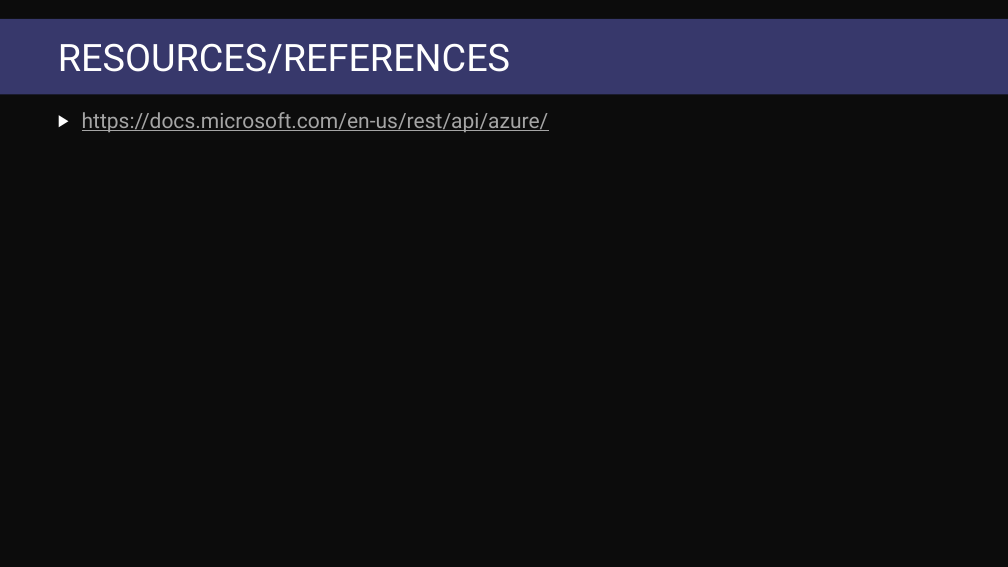
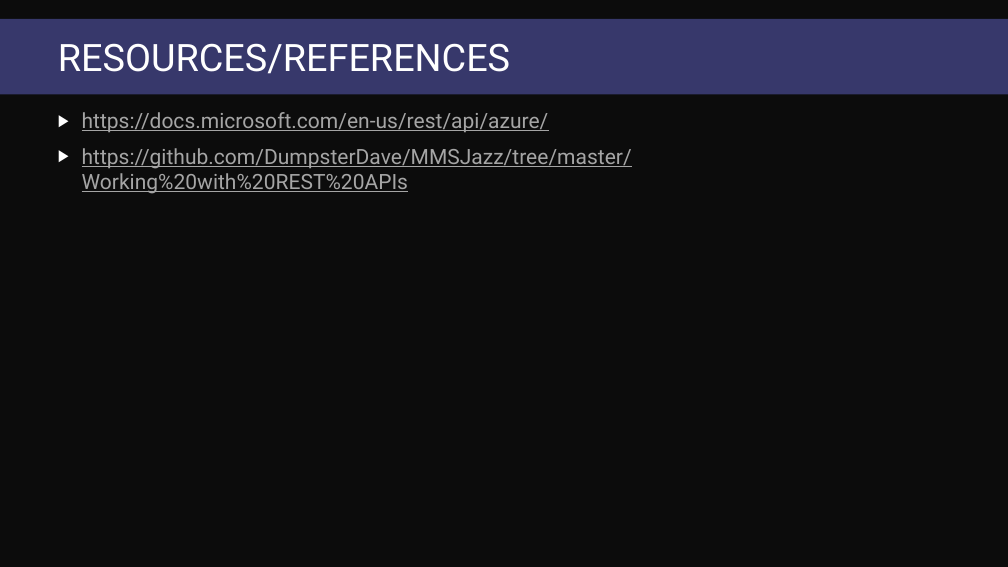
Before and after one commit to DumpsterDave/MMSJazz, a slide deck: slide 16 of Working with REST APIs/Working with REST APIs.pptx (slide 11 before the commit). Drawn at 1008x567 pixels with LibreOffice and Linux fonts; fonts in the diff are those of the drawing; background and template pictures are left out. Boxes give left, top, right and bottom in pixels: in the first picture for what was removed or moved away, otherwise in the second. Text is boxed around its words. In the diff, an @@ line names an element or a change of style, - is before the commit and + after.

```diff
--- a/Working with REST APIs/Working with REST APIs.pptx
+++ b/Working with REST APIs/Working with REST APIs.pptx
@@ text at (82,148,632,194): paragraph added @@
+▶ https://github.com/DumpsterDave/MMSJazz/tree/master/Working%20with%20REST%20APIs
```
Also in this commit, not shown: 1 other slide changed, 5 slides added.
